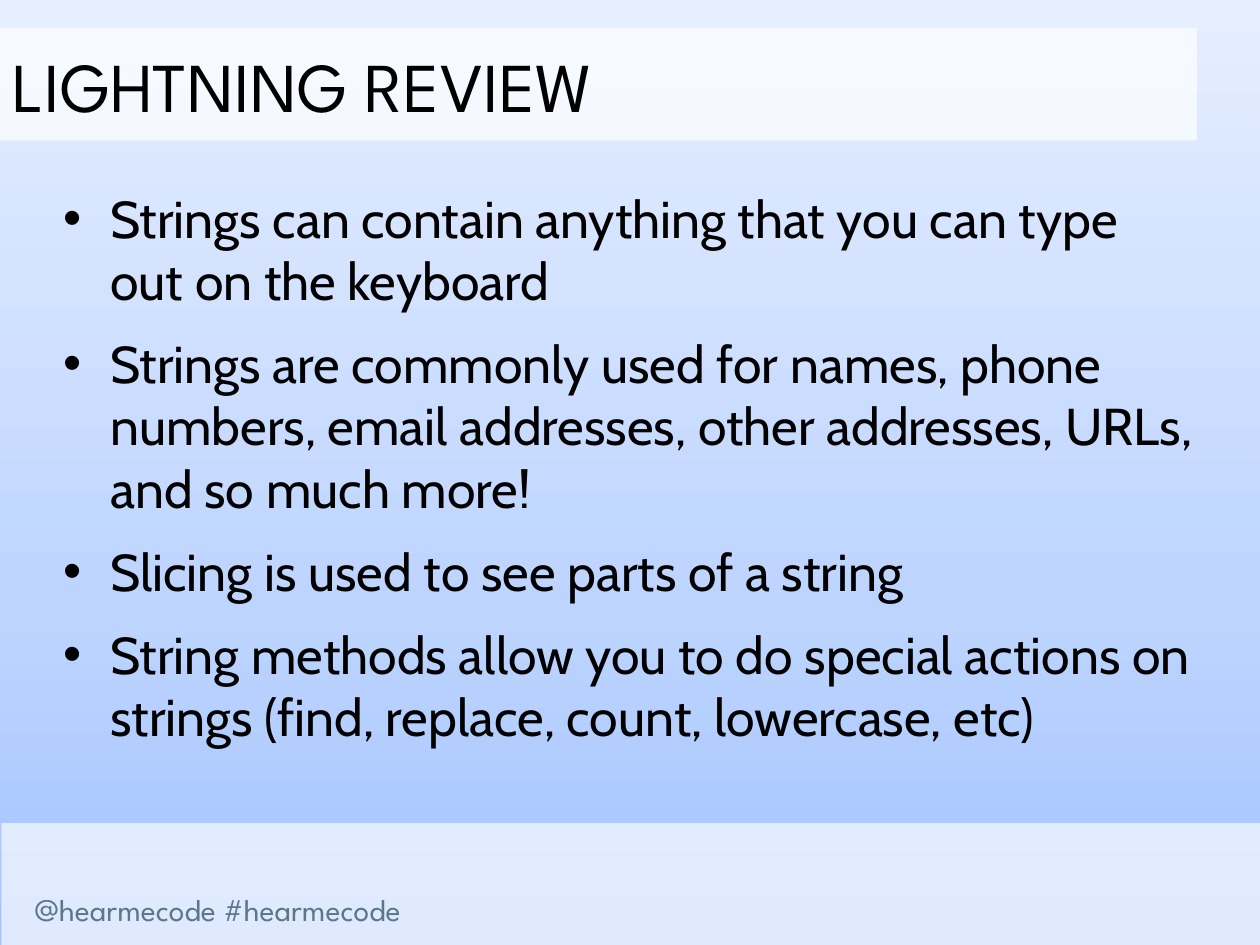
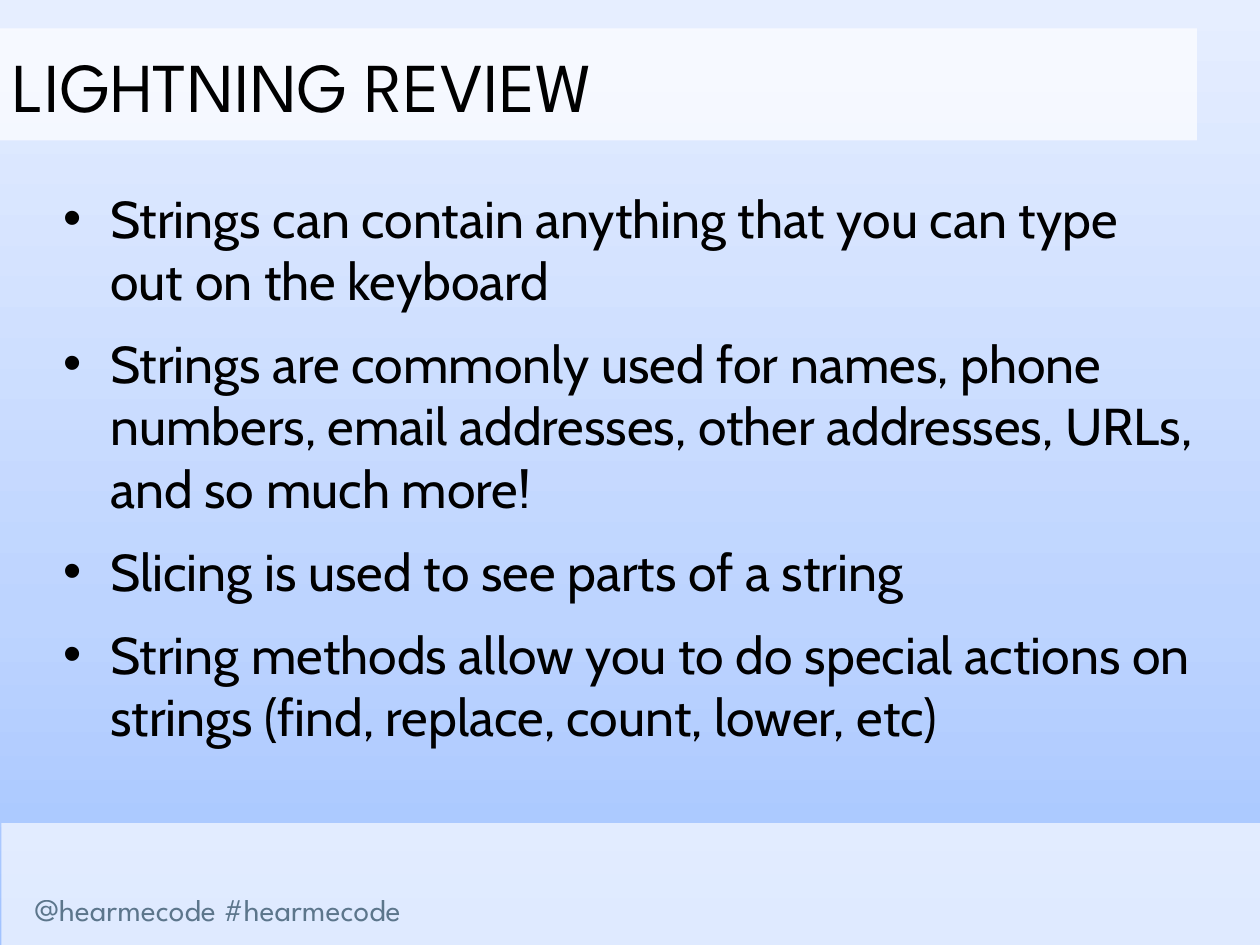
Before and after one commit to codelikeagirlcny/python-lessons-cny, a slide deck: slide 5 of slides/Lesson 2/Hear Me Code - Lists and Loops.pptx. Drawn at 1260x945 pixels with LibreOffice and Linux fonts; fonts in the diff are those of the drawing; background and template pictures are left out. Boxes give left, top, right and bottom in pixels: in the first picture for what was removed or moved away, otherwise in the second. Text is boxed around its words. In the diff, an @@ line names an element or a change of style, - is before the commit and + after.

Commit message:
lesson 2 slides -- fixed typo on slide 5 (lowercase > lower)

```diff
--- a/slides/Lesson 2/Hear Me Code - Lists and Loops.pptx
+++ b/slides/Lesson 2/Hear Me Code - Lists and Loops.pptx
@@ text at (110,635,1189,748): text changed @@
-• String methods allow you to do special actions on strings (find, replace, count, lowercase, etc)
+• String methods allow you to do special actions on strings (find, replace, count, lower, etc)
```
Also in this commit, not shown: 1 other file.
